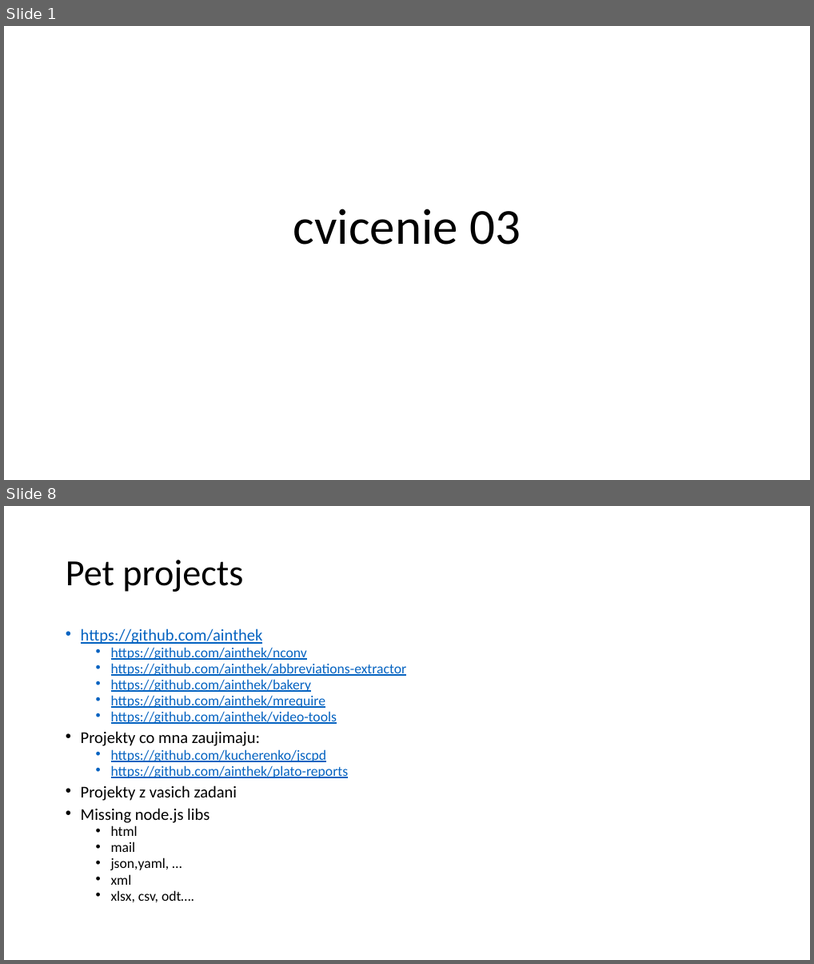
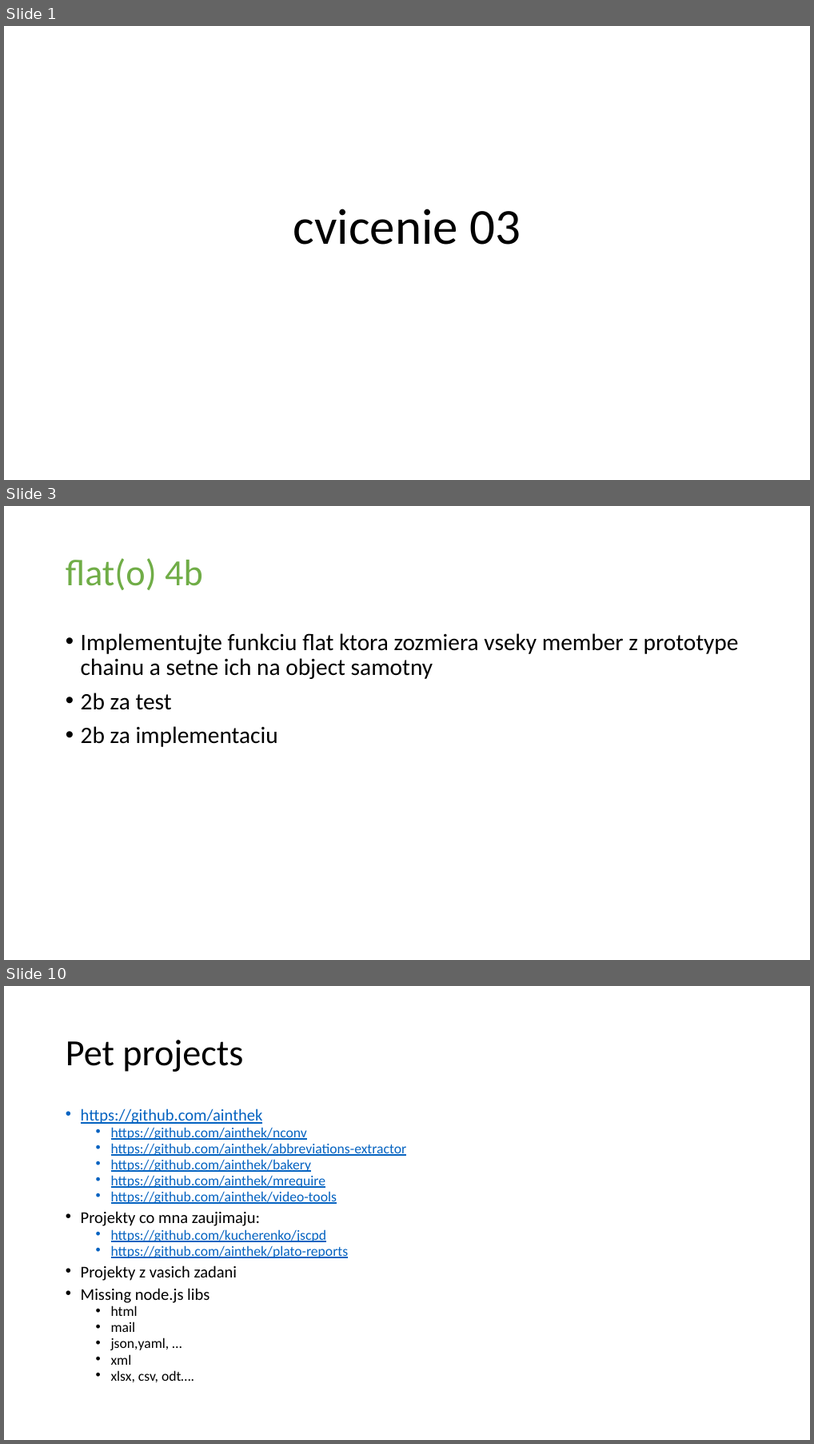
Before and after one commit to yimejky/wawjs, a slide deck: 03-cvicenie/03-cvicenie.pptx. Shown one above the other, each under a label of ours: slides 1 and 8 before the commit, slides 1, 3 and 10 after it; the slides between them are not shown. The pictures are 814x964 and 814x1444 pixels, drawn with LibreOffice and Linux fonts; fonts in the diff are those of the drawing. Boxes give left, top, right and bottom in pixels: in the first picture for what was removed or moved away, otherwise in the second. Text is boxed around its words. In the diff, an @@ line names an element or a change of style, - is before the commit and + after.

```diff
--- a/03-cvicenie/03-cvicenie.pptx
+++ b/03-cvicenie/03-cvicenie.pptx
@@ slide 3 added at bbox=[4, 506, 810, 960], background #FFFFFF @@
@@ title added at bbox=[66, 558, 203, 590], 44 pt, text #70AD47 @@
+flat(o) 4b
@@ text added at bbox=[81, 633, 739, 747], 28 pt, text #000000 @@
+• Implementujte funkciu flat ktora zozmiera vseky member z prototype chainu a setne ich na object samotny
+• 2b za test
+• 2b za implementaciu
@@ what was slide 8 is now slide 10 @@
```
Also in this commit, not shown: 6 slides changed, 1 other slide added.
